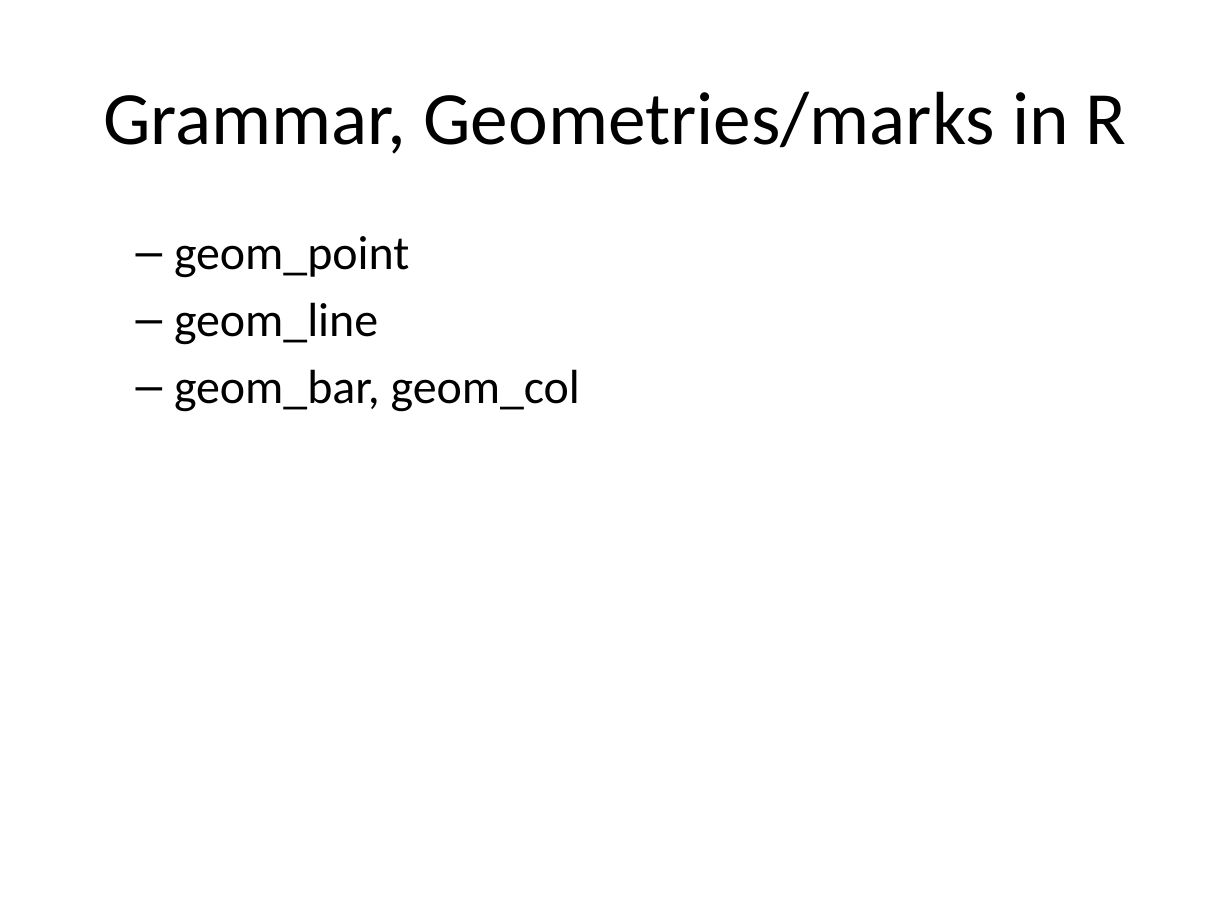
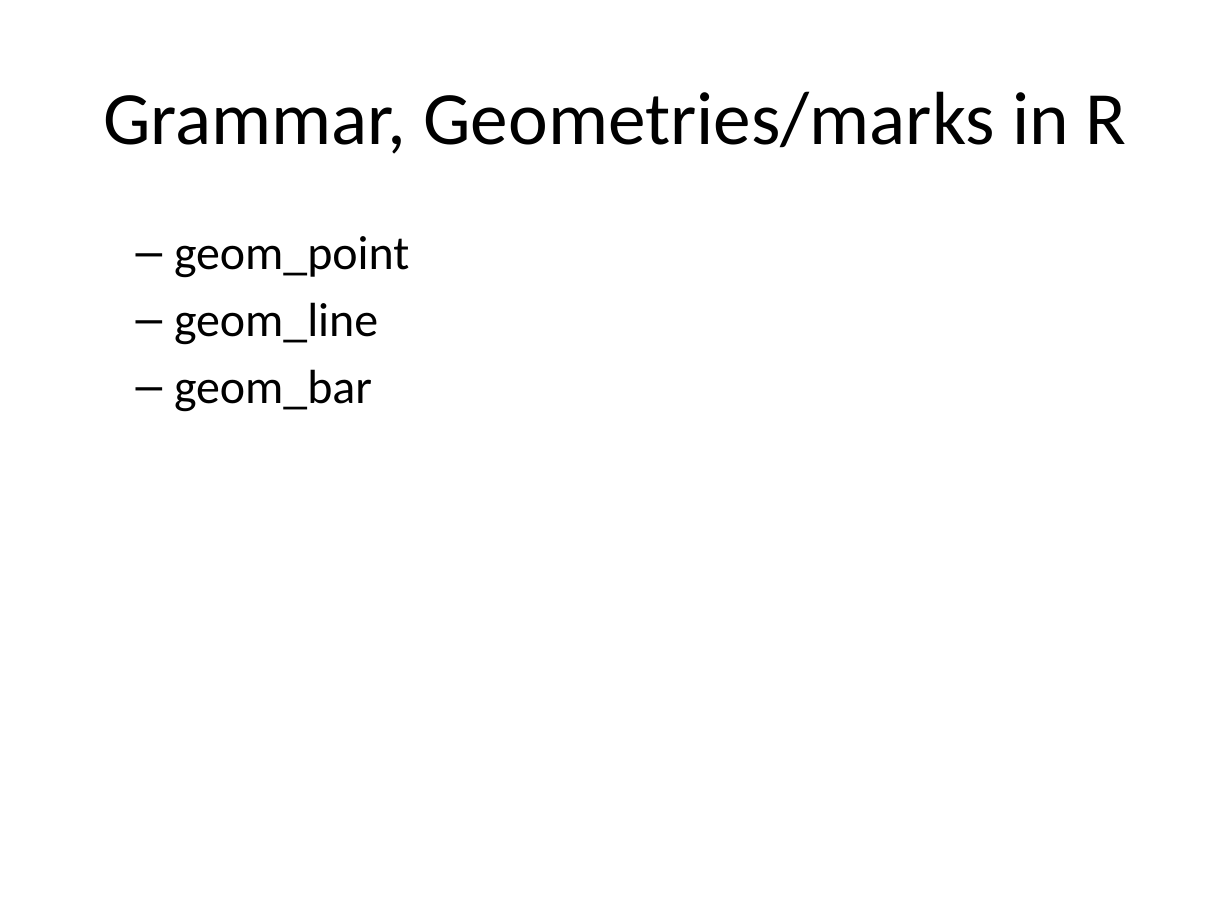
Before and after one commit to pmean/data-visualization, a slide deck: slide 45 of data-viz-01/src/complete-lecture-scatterplots.pptx. Drawn at 1232x924 pixels with LibreOffice and Linux fonts; fonts in the diff are those of the drawing. Boxes give left, top, right and bottom in pixels: in the first picture for what was removed or moved away, otherwise in the second. Text is boxed around its words. In the diff, an @@ line names an element or a change of style, - is before the commit and + after.

```diff
--- a/data-viz-01/src/complete-lecture-scatterplots.pptx
+++ b/data-viz-01/src/complete-lecture-scatterplots.pptx
@@ text at <box>174,369,372,412</box>: text changed @@
-  – geom_bar, geom_col
+  – geom_bar
```
Also in this commit, not shown: 5 other slides changed, 2 slides added, 1 slide removed, 7 other files.
